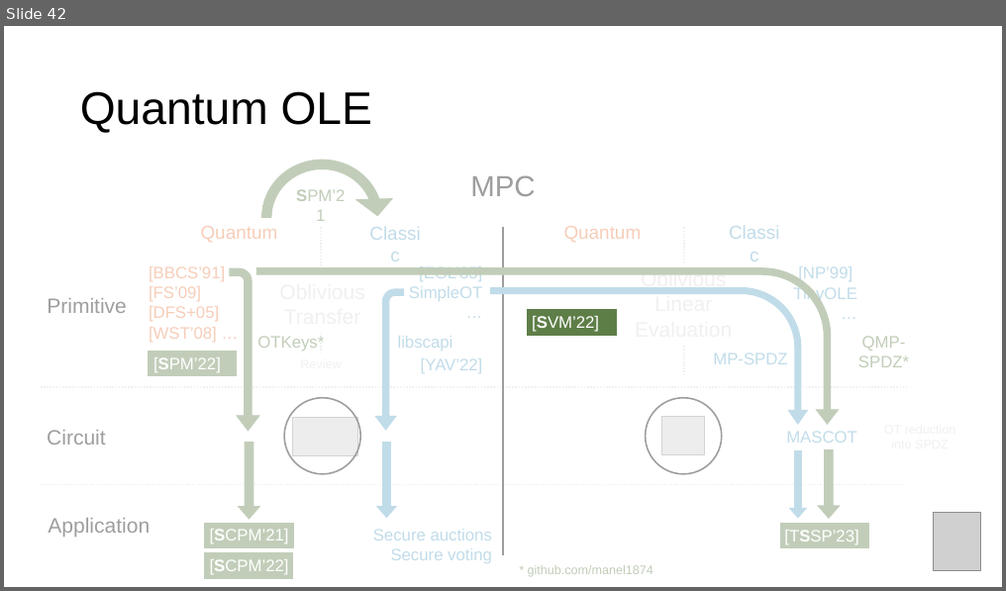
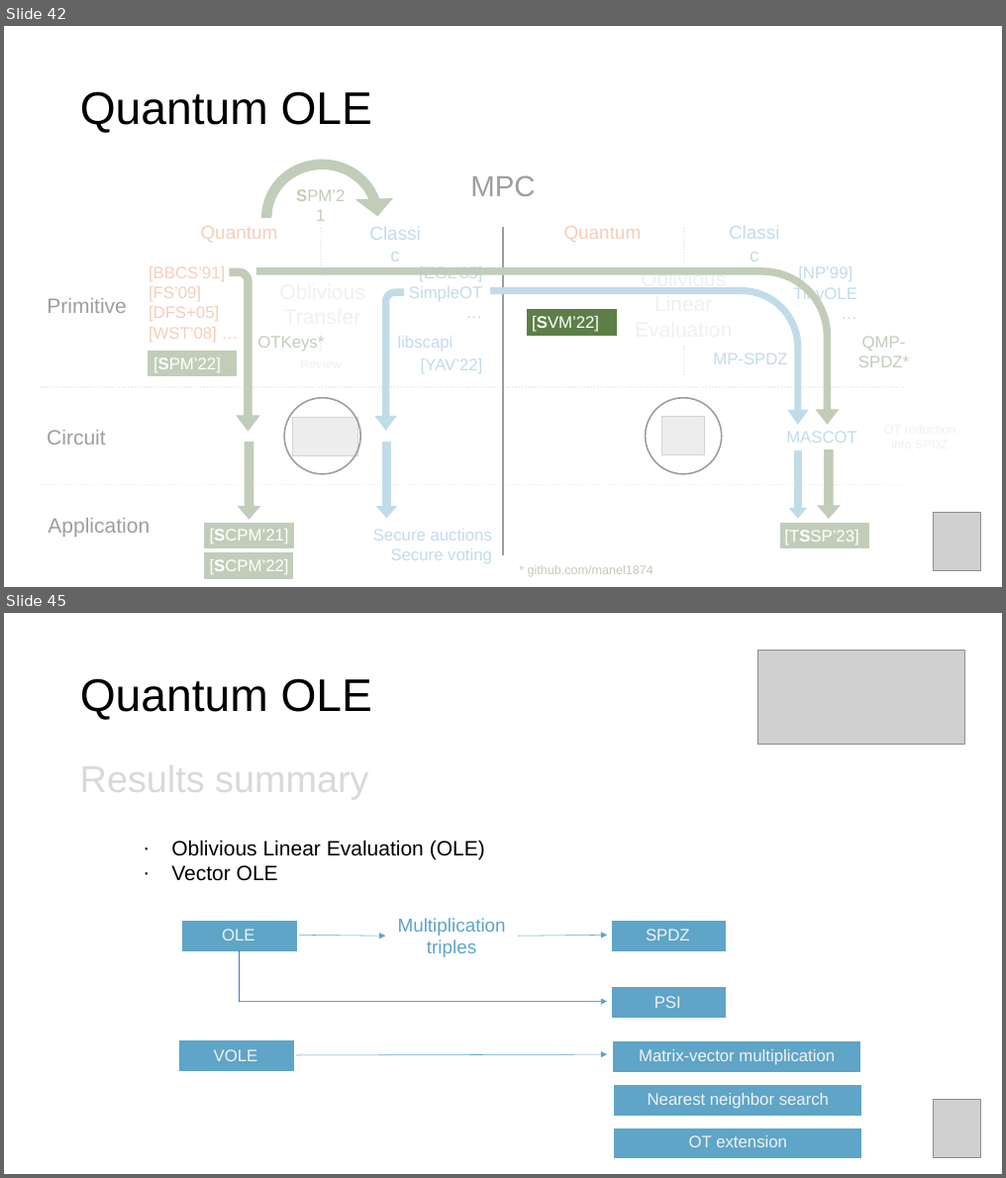
Before and after one commit to manel1874/PhD-thesis, a slide deck: thesis_defense/Thesis_presentation.pptx. Shown one above the other, each under a label of ours: slide 42 before the commit, slides 42 and 45 after it; the slides between them are not shown. The pictures are 1006x591 and 1006x1178 pixels, drawn with LibreOffice and Linux fonts; fonts in the diff are those of the drawing; grey boxes stand for pictures. Boxes give left, top, right and bottom in pixels: in the first picture for what was removed or moved away, otherwise in the second. Text is boxed around its words. In the diff, an @@ line names an element or a change of style, - is before the commit and + after.

```diff
--- a/thesis_defense/Thesis_presentation.pptx
+++ b/thesis_defense/Thesis_presentation.pptx
@@ slide 45 added at bbox=[4, 613, 1002, 1174], background #FFFFFF @@
@@ picture added at bbox=[757, 650, 965, 744] @@
@@ title added at bbox=[80, 678, 372, 720], 44 pt, text #000000 @@
+Quantum OLE
@@ text added at bbox=[80, 759, 368, 800], 36 pt, text #D9D9D9 @@
+Results summary
@@ text added at bbox=[171, 840, 485, 881], 20 pt, text #000000 @@
+∙ Oblivious Linear Evaluation (OLE)
+∙ Vector OLE
@@ rectangle added at bbox=[183, 922, 297, 951], fill #5EA5C7, outline #5EA5C7 1 pt @@
@@ text added at bbox=[222, 929, 255, 941], 16 pt, text #F2F2F2 @@
+OLE
@@ arrow added from (299, 935) to (386, 937), #5EA5C7 0.5 pt @@
@@ text added at bbox=[398, 918, 506, 958], 18 pt, text #5EA5C7 @@
+Multiplication
+triples
@@ arrow added from (519, 937) to (607, 935), #5EA5C7 0.5 pt @@
@@ rectangle added at bbox=[612, 922, 726, 951], fill #5EA5C7, outline #5EA5C7 1 pt @@
@@ text added at bbox=[646, 929, 690, 941], 16 pt, text #F2F2F2 @@
+SPDZ
@@ line added from (239, 951) to (239, 1002), #4472C4 0.5 pt @@
@@ rectangle added at bbox=[612, 988, 726, 1017], fill #5EA5C7, outline #5EA5C7 1 pt @@
@@ text added at bbox=[654, 996, 681, 1008], 16 pt, text #F2F2F2 @@
+PSI
@@ arrow added from (239, 1001) to (607, 1001), #5EA5C7 0.5 pt @@
@@ rectangle added at bbox=[180, 1042, 294, 1071], fill #5EA5C7, outline #5EA5C7 1 pt @@
@@ text added at bbox=[214, 1050, 258, 1061], 16 pt, text #F2F2F2 @@
+VOLE
@@ arrow added from (297, 1056) to (607, 1055), #5EA5C7 0.5 pt @@
@@ rectangle added at bbox=[614, 1043, 860, 1072], fill #5EA5C7, outline #5EA5C7 1 pt @@
@@ text added at bbox=[639, 1050, 835, 1065], 16 pt, text #F2F2F2 @@
+Matrix-vector multiplication
@@ rectangle added at bbox=[615, 1086, 862, 1115], fill #5EA5C7, outline #5EA5C7 1 pt @@
@@ text added at bbox=[648, 1093, 829, 1109], 16 pt, text #F2F2F2 @@
+Nearest neighbor search
@@ picture added at bbox=[934, 1100, 982, 1157] @@
@@ rectangle added at bbox=[615, 1129, 862, 1158], fill #5EA5C7, outline #5EA5C7 1 pt @@
@@ text added at bbox=[689, 1136, 787, 1148], 16 pt, text #F2F2F2 @@
+OT extension
```
Also in this commit, not shown: 2 slides changed, 11 other slides added, 5 other files.
